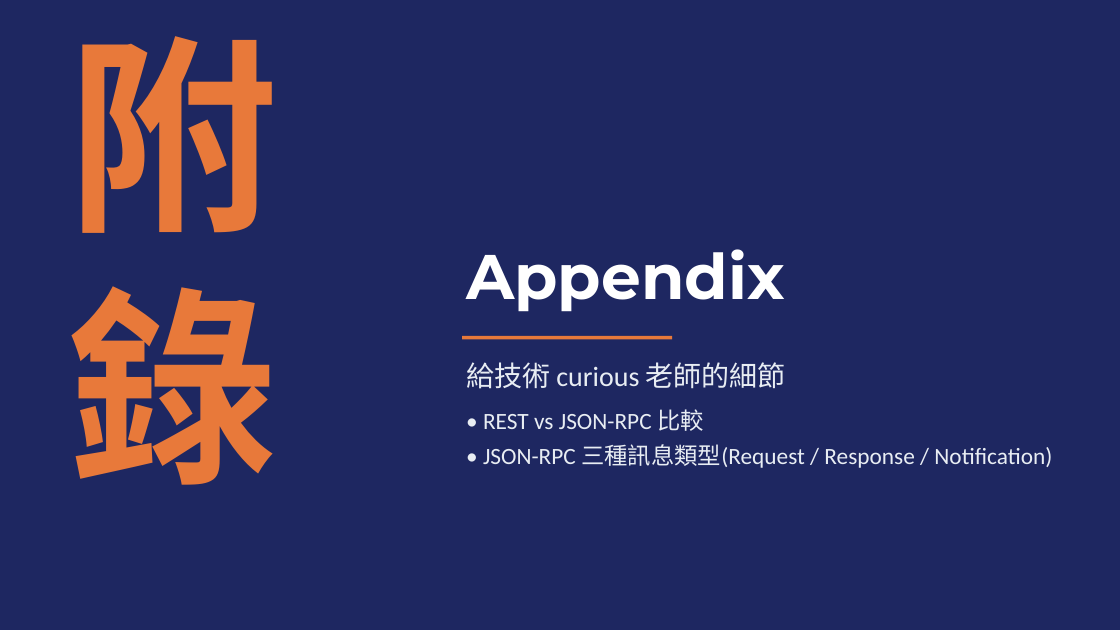
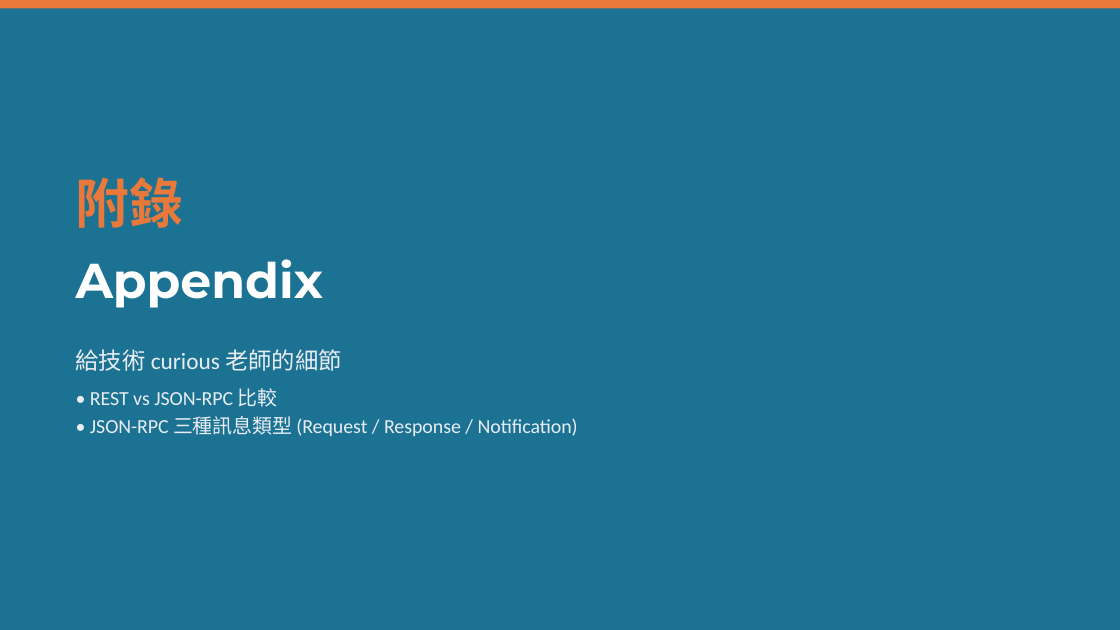
Before and after one commit to mjib007/nchu-mcp-workshop-2026, a slide deck: slide 25 of 02-how-mcp-works.pptx. Drawn at 1120x630 pixels with LibreOffice and Linux fonts; fonts in the diff are those of the drawing. Boxes give left, top, right and bottom in pixels: in the first picture for what was removed or moved away, otherwise in the second. Text is boxed around its words. In the diff, an @@ line names an element or a change of style, - is before the commit and + after.

```diff
--- a/02-how-mcp-works.pptx
+++ b/02-how-mcp-works.pptx
@@ rectangle at bbox=[0, 0, 1120, 629]: fill #1E2761 to #1C7293 @@
@@ rectangle added at bbox=[0, 0, 1120, 8], fill #E8793A @@
@@ text "附錄": place and size @@
-text "附錄" at bbox=[67, 36, 277, 485]
+text "附錄" at bbox=[76, 177, 183, 228]
@@ text "附錄" at bbox=[76, 177, 183, 228]: size 135 to 34.5 pt; vertical alignment middle to top @@
@@ text "Appendix": place and size @@
-text "Appendix" at bbox=[466, 249, 785, 312]
+text "Appendix" at bbox=[76, 259, 323, 308]
@@ text "Appendix" at bbox=[76, 259, 323, 308]: size 40.5 to 31.5 pt @@
@@ text "給技術 curious 老師的細節": place and size @@
-text "給技術 curious 老師的細節" at bbox=[466, 362, 1052, 468]
+text "給技術 curious 老師的細節" at bbox=[76, 349, 578, 437]
@@ text at bbox=[76, 349, 342, 407]: size 18 to 15 pt in "給技術 curious 老師的細節"; size 15 to 12.8 pt in "• REST vs JSON-RPC 比較"; less space between paragraphs @@
@@ rectangle removed at bbox=[461, 336, 672, 339] @@
@@ text at bbox=[90, 416, 578, 437]: text changed; size 15 to 12.8 pt @@
-• JSON-RPC 三種訊息類型(Request / Response / Notification)
+• JSON-RPC 三種訊息類型 (Request / Response / Notification)
```
Also in this commit, not shown: 15 other slides changed, 1 other file.
